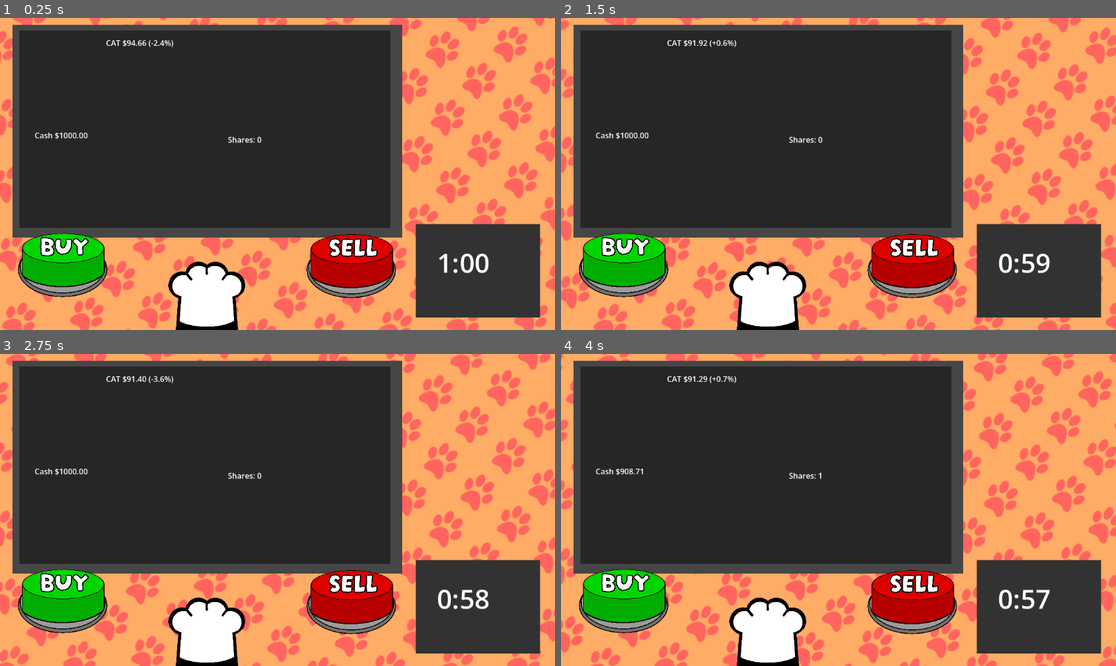
Above: before the commit, frames 1-4 (two rows, left to right).
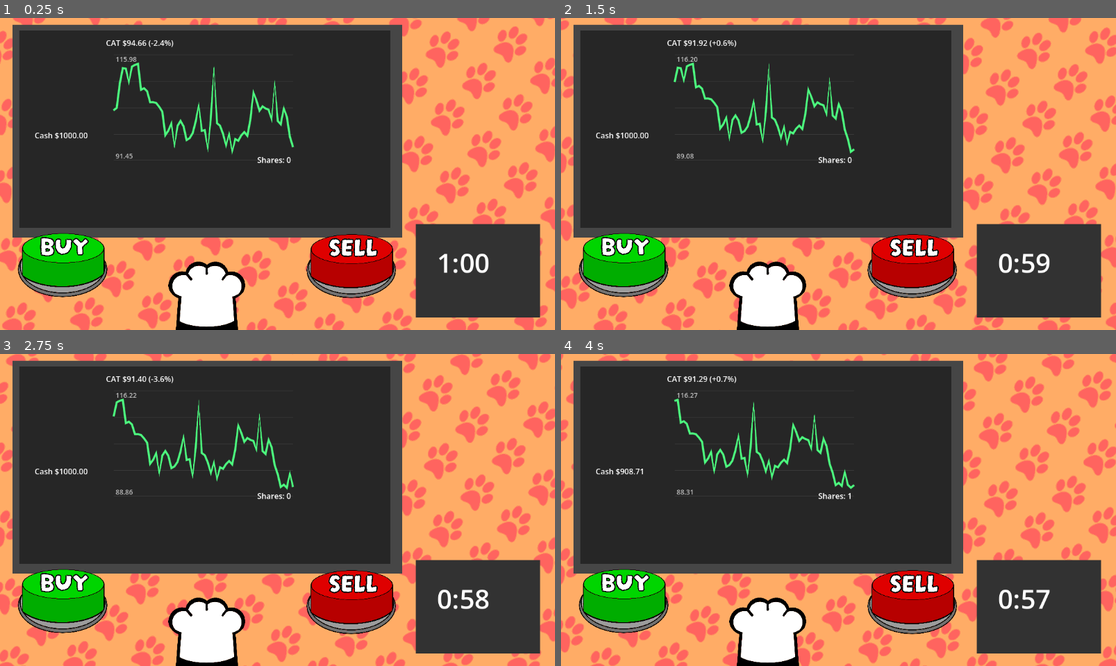
Above: after the commit, the same moments.

Repository: JamesSknr/purr-chase
Game: Godot game, scene res://scenes/test_scene.tscn
Two runs of this game, one before a commit and one after it. Both use one fixed random seed, a clock stepped at 60 frames per second and the inputs below.
Inputs (mouse positions are in pixels of both pictures, inside the frame that each line leads up to):
- Up to frame 1 (0.25 s): no input
- Up to frame 2 (1.5 s): tap Enter at 0.5 s; move the mouse to (960, 158) at 0.52 s; hold D 0.53-1.25 s; click (960, 158) at 0.67 s; tap Space at 0.77 s; drag from (727, 189) to (810, 236) at 1.27 s
- Up to frame 3 (2.75 s): move the mouse to (333, 441) at 2.02 s; hold D from 2.03 s (still down)
- Up to frame 4 (4 s): release D at 2.75 s; drag from (810, 572) to (672, 463) at 2.77 s; move the mouse to (1005, 556) at 3.52 s; hold A from 3.53 s (still down); tap Space at 3.77 s

The runs differ from the first frame. In frame 1, 1.2% of the frame differs, in the area x 20-54%, y 12-47%; in frame 2, 1.1%; in frame 3, 1.1%; in frame 4, 1.1%.

Commit message:
graph feature

Diff:
--- a/scenes/test_scene.tscn
+++ b/scenes/test_scene.tscn
@@ -6,6 +6,7 @@
 [ext_resource type="PackedScene" uid="uid://c08k3vd16rcer" path="res://scenes/buy_button.tscn" id="3_nd71p"]
 [ext_resource type="Texture2D" uid="uid://cp415upxgcnm0" path="res://art/cat_paw.png" id="3_wtsjf"]
 [ext_resource type="PackedScene" uid="uid://bdh6bjo0ow4il" path="res://scenes/sell_button.tscn" id="4_7ddre"]
+[ext_resource type="Script" path="res://scripts/price_graph.gd" id="4_wtsjf"]
 
 [sub_resource type="ShaderMaterial" id="ShaderMaterial_rnaij"]
 shader = ExtResource("2_3qnke")
@@ -38,6 +39,14 @@
 offset_right = 784.0
 offset_bottom = 422.0
 color = Color(0.14767197, 0.14767176, 0.14767179, 1)
+
+[node name="PriceGraph" type="Control" parent="TabletTemp/TabletTemp2" unique_id=1621626241]
+anchors_preset = 0
+offset_left = 184.0
+offset_top = 39.0
+offset_right = 580.0
+offset_bottom = 282.0
+script = ExtResource("4_wtsjf")
 
 [node name="ClockTemp" type="ColorRect" parent="." unique_id=1459985845]
 offset_left = 863.0
@@ -85,7 +94,7 @@
 offset_bottom = 404.0
 
 [node name="SharesLabel" type="Label" parent="." unique_id=1111676906]
-offset_left = 473.0
-offset_top = 241.0
-offset_right = 764.0
-offset_bottom = 375.0
+offset_left = 534.0
+offset_top = 283.0
+offset_right = 825.0
+offset_bottom = 417.0
--- a/scripts/level_logic.gd
+++ b/scripts/level_logic.gd
@@ -23,7 +23,7 @@
 ## Ticks simulated before each round, so the graph has history to show.
 @export var warmup_ticks: int = 60
 ## Optional: drag the PriceGraph node onto this in the Inspector.
-@export var graph: PriceGraph
+@onready var graph: PriceGraph = $TabletTemp/TabletTemp2/PriceGraph
 
 const SYMBOL := "CAT"
 
